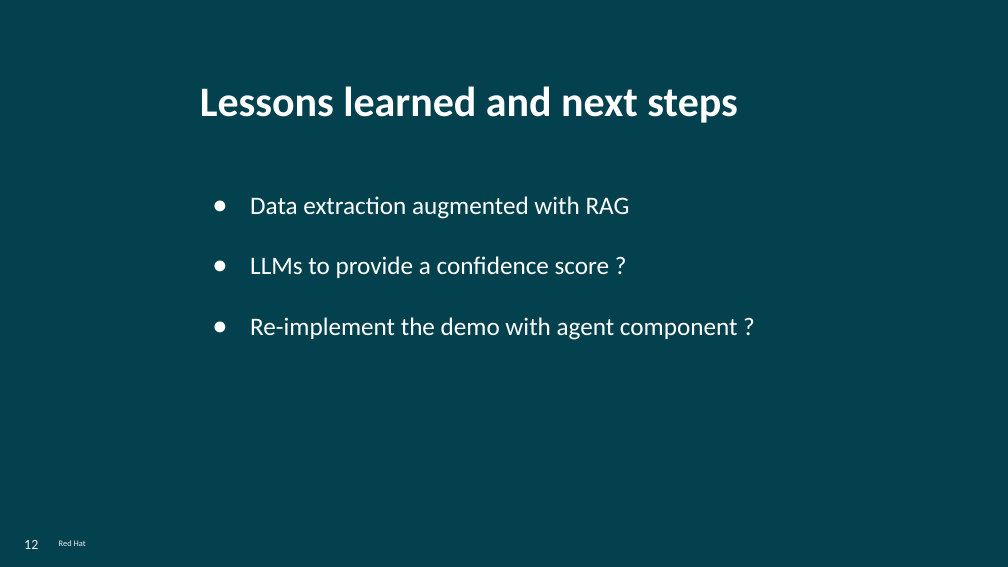
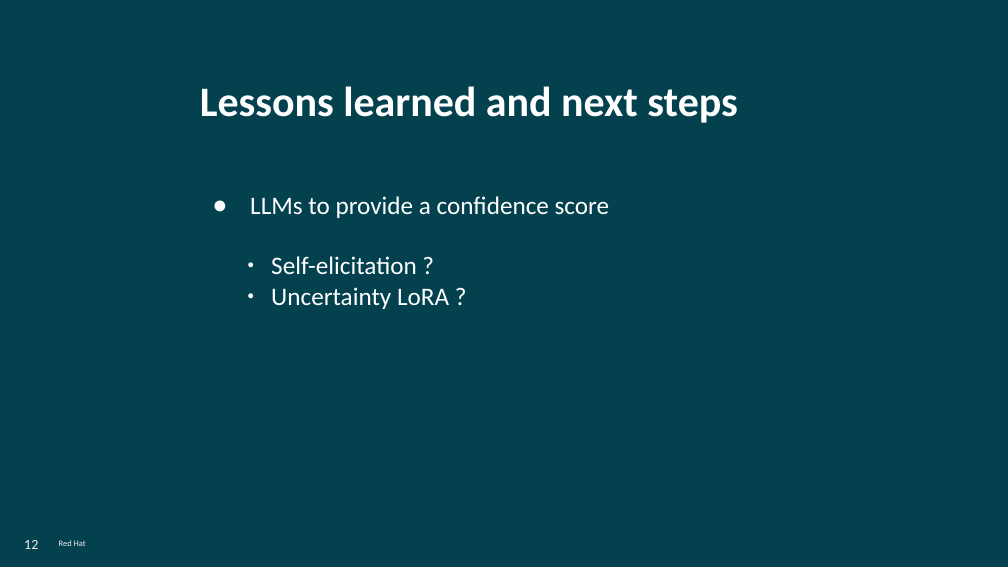
Before and after one commit to aldettinger/jcon-europe-2026, a slide deck: slide 12 of JCON Europe 2026.odp. Drawn at 1008x567 pixels with LibreOffice and Linux fonts; fonts in the diff are those of the drawing; background and template pictures are left out. Boxes give left, top, right and bottom in pixels: in the first picture for what was removed or moved away, otherwise in the second. Text is boxed around its words. In the diff, an @@ line names an element or a change of style, - is before the commit and + after.

```diff
--- a/JCON Europe 2026.odp
+++ b/JCON Europe 2026.odp
@@ text at bbox=[250, 196, 610, 309]: text changed @@
-● Data extraction augmented with RAG
-● LLMs to provide a confidence score ?
-● Re-implement the demo with agent component ?
+● LLMs to provide a confidence score
+    ● Self-elicitation ?
+    ● Uncertainty LoRA ?
```
Also in this commit, not shown: 6 other slides changed, 1 other file.
